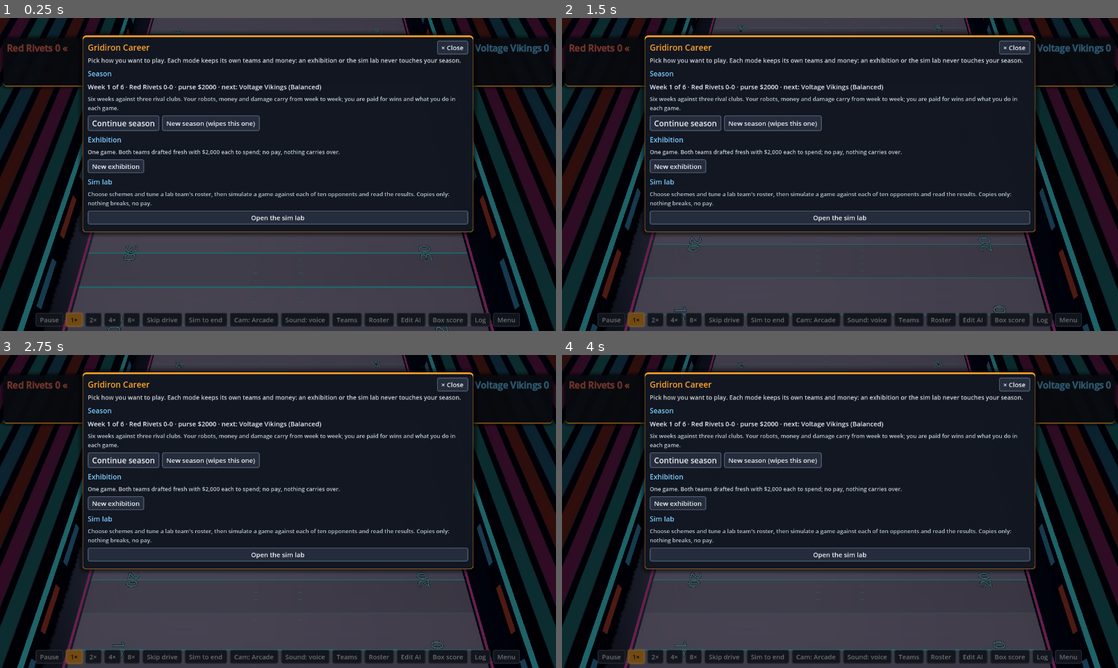
Above: before the commit, frames 1-4 (two rows, left to right).
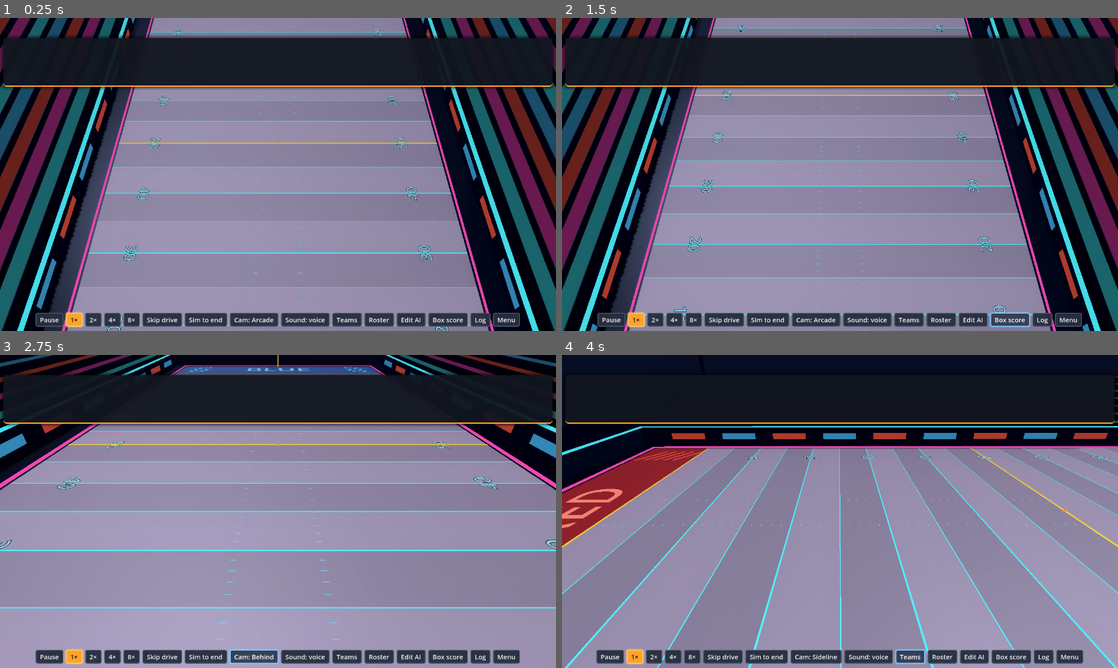
Above: after the commit, the same moments.

Repository: nathandunn/gridiron-career
Game: Godot game, scene res://scenes/Main.tscn
Two runs of this game, one before a commit and one after it. Both use one fixed random seed, a clock stepped at 60 frames per second and the inputs below.
Inputs (mouse positions are in pixels of both pictures, inside the frame that each line leads up to):
- Up to frame 1 (0.25 s): no input
- Up to frame 2 (1.5 s): click "Teams" at 0.5 s; click "Box score" at 1.25 s
- Up to frame 3 (2.75 s): click "Cam: Arcade" at 2 s
- Up to frame 4 (4 s): click (817, 655) at 2.75 s, where only the run before the commit has a clickable "Cam: Arcade"; click "Teams" at 3.5 s

The runs differ from the first frame. In frame 1, 72% of the frame differs, in the area x 0-100%, y 0-100%; in frame 2, 72%; in frame 3, 84%; in frame 4, 81%.
Error before the commit: Out of bounds get index '0' (on base: 'Array') (res://scripts/team.gd:14)
Error after the commit: Parse Error: Cannot infer the type of "mine" variable because the value doesn't have a set type. (res://scripts/career.gd:992)

Commit message:
Championship game: after six weeks the top two play for the title (a tie goes to overtime); if you miss out, the two clubs play it
Co-Authored-By: Claude Opus 5.5 <noreply@anthropic.com>
Claude-Session: https://claude.ai/code/session_01HmE9FLbeVRN99oMBHaGgc2

Diff:
--- a/scripts/career.gd
+++ b/scripts/career.gd
@@ -828,9 +828,7 @@
 			return "Exhibition · no pay"
 		"sim":
 			return "Sim lab"
-	if season_over():
-		return "Season over"
-	return "Season · week %d of %d" % [int(season().get("week", 1)), WEEKS]
+	return "Season · " + week_label().to_lower()
 
 
 static func set_mode(m: String) -> void:
@@ -935,12 +933,29 @@
 
 
 static func season_over() -> bool:
-	return int(season().get("week", 1)) > WEEKS
+	return int(season().get("week", 1)) > WEEKS + 1
+
+
+## After the six weeks the top two in the table meet in the championship game.
+static func is_final() -> bool:
+	return int(season().get("week", 1)) == WEEKS + 1
+
+
+## "Week 3 of 6" / "Championship game" / "Season over"
+static func week_label() -> String:
+	if season_over():
+		return "Season over"
+	if is_final():
+		return "Championship game"
+	return "Week %d of %d" % [int(season().get("week", 1)), WEEKS]
 
 
 ## Who you play this week: points team(1) at that club.
 static func _set_opponent() -> void:
 	var sn := season()
+	if is_final() and sn.has("final"):
+		sn["opp"] = int(sn["final"]["opp"])
+		return
 	var wk := clampi(int(sn.get("week", 1)), 1, WEEKS)
 	for pair in SCHEDULE[wk - 1]:
 		if 0 in pair:
@@ -971,9 +986,26 @@
 		return []
 	var lines: Array = []
 	var opp: Dictionary = team(1)
+	var wk := int(sn["week"])
+	if wk > WEEKS:
+		# the championship game: no draws - a tie goes to overtime
+		var mine := g.score[0]
+		var theirs := g.score[1]
+		var ot := ""
+		if mine == theirs:
+			var w := _overtime(-1, int(sn["opp"]))
+			ot = " (won in overtime)"
+			mine += 1 if w == 0 else 0
+			theirs += 1 if w == 1 else 0
+		sn["champion"] = String(data["teams"][0]["name"]) if mine > theirs else String(opp["name"])
+		sn["results"].append("Championship: %s %d - %d %s%s" % [data["teams"][0]["name"], g.score[0], g.score[1], opp["name"], ot])
+		lines.append("CHAMPIONS: %s%s!" % [sn["champion"], ot])
+		sn["week"] = wk + 1
+		restock()
+		save()
+		return lines
 	_record(sn["you"], g.score[0], g.score[1])
 	_record(opp["rec"], g.score[1], g.score[0])
-	var wk := int(sn["week"])
 	sn["results"].append("Week %d: %s %d - %d %s" % [wk, data["teams"][0]["name"], g.score[0], g.score[1], opp["name"]])
 	# the other game this week
 	for pair in SCHEDULE[wk - 1]:
@@ -1007,15 +1039,72 @@
 		lines.append("Elsewhere: %s %d - %d %s" % [a["name"], og.score[0], og.score[1], b["name"]])
 	sn["week"] = wk + 1
 	restock()
-	if season_over():
+	if wk == WEEKS:
+		# the regular season is done: the top two play for the championship
 		var table := standings()
-		sn["champion"] = String(table[0]["name"])
-		lines.append("SEASON OVER - champions: %s" % sn["champion"])
+		var a: Dictionary = table[0]
+		var b: Dictionary = table[1]
+		if a["you"] or b["you"]:
+			var other: Dictionary = b if a["you"] else a
+			for ci in sn["clubs"].size():
+				if String(sn["clubs"][ci]["name"]) == String(other["name"]):
+					sn["final"] = {"opp": ci}
+			_set_opponent()
+			lines.append("YOU'RE IN THE CHAMPIONSHIP GAME: %s vs %s" % [data["teams"][0]["name"], opponent_name()])
+		else:
+			# you missed out: the two clubs play it out
+			var ia := _club_index(String(a["name"]))
+			var ib := _club_index(String(b["name"]))
+			var ca: Dictionary = sn["clubs"][ia]
+			var cb: Dictionary = sn["clubs"][ib]
+			var og := Batch.play_game(_club_side(0, ca), _club_side(1, cb), g.qlen, randi())
+			var sa: int = og.score[0]
+			var sb: int = og.score[1]
+			var ot := ""
+			if sa == sb:
+				ot = " (overtime)"
+				if _overtime(ia, ib) == 0:
+					sa += 1
+				else:
+					sb += 1
+			sn["champion"] = String(ca["name"]) if sa > sb else String(cb["name"])
+			sn["results"].append("Championship: %s %d - %d %s%s" % [ca["name"], og.score[0], og.score[1], cb["name"], ot])
+			lines.append("You missed the championship game. %s %d - %d %s%s: CHAMPIONS %s" % [ca["name"], og.score[0], og.score[1], cb["name"], ot, sn["champion"]])
+			sn["week"] = WEEKS + 2
 	else:
 		_set_opponent()
 		lines.append("Next week: %s (%s)" % [opponent_name(), _rec_text(team(1)["rec"])])
 	save()
 	return lines
+
+
+static func _club_index(name: String) -> int:
+	var sn := season()
+	for ci in sn["clubs"].size():
+		if String(sn["clubs"][ci]["name"]) == name:
+			return ci
+	return 0
+
+
+static func _club_side(side: int, club: Dictionary) -> Dictionary:
+	var tm := Team.build(side, String(club["coach"]))
+	tm["roster"] = club["starters"]
+	tm["bench"] = club["bench"]
+	tm["club"] = String(club["name"])
+	return tm
+
+
+## A tied championship game goes to overtime: short periods until someone is ahead (a coin toss
+## after three). `a` / `b` are club indices, -1 for your team. Returns 0 if `a` wins, 1 if `b`.
+static func _overtime(a: int, b: int) -> int:
+	var sn := season()
+	for i in 3:
+		var ta: Dictionary = Team.build(0, String(data.get("coach0", "Balanced"))) if a < 0 else _club_side(0, sn["clubs"][a])
+		var tb: Dictionary = _club_side(1, sn["clubs"][b])
+		var og := Batch.play_game(ta, tb, 120.0, randi())
+		if og.score[0] != og.score[1]:
+			return 0 if og.score[0] > og.score[1] else 1
+	return randi() % 2
 
 
 static func _rec_text(r: Dictionary) -> String:
--- a/scripts/hud.gd
+++ b/scripts/hud.gd
@@ -523,7 +523,7 @@
 		box.add_child(_label("SEASON OVER - champions: %s. Kick off starts a new season." % sn.get("champion", "?"), fs + 1, YELLOW))
 	else:
 		var opp := Career.team(1)
-		box.add_child(_label("Week %d of %d. This week: %s (coach %s, %s)." % [int(sn["week"]), Career.WEEKS, opp["name"], opp["coach"], Career._rec_text(opp["rec"])], fs, Color(0.9, 0.93, 1.0)))
+		box.add_child(_label("%s. This week: %s (coach %s, %s)." % [Career.week_label(), opp["name"], opp["coach"], Career._rec_text(opp["rec"])], fs, Color(0.9, 0.93, 1.0)))
 		box.add_child(_label("Your team, its purse and its damage carry from week to week. After each game you are paid for t …(351 unchanged characters)…
 	for r in Career.standings():
 		box.add_child(_label(("> " if r["you"] else "   ") + String(r["text"]), fs - 1, MAGENTA if r["you"] else Color(0.85, 0.9, 0.95)))
@@ -548,7 +548,7 @@
 			"exhibition":
 				title = "Exhibition: %s vs %s" % [Career.team(0)["name"], Career.team(1)["name"]]
 			_:
-				title = ("Season over" if Career.season_over() else "Week %d of %d: %s vs %s" % [int(Career.season()["week"]), Career.WEEKS, Career.team(0)["name"], Career.team(1)["name"]])
+				title = ("Season over" if Career.season_over() else "%s: %s vs %s" % [Career.week_label(), Career.team(0)["name"], Career.team(1)["name"]])
 	if Career.loaded and Career.sim_mode():
 		_teams_side = 0
 	var box := _open(title)
@@ -1213,7 +1213,7 @@
 		elif Career.season_over():
 			row.add_child(_button("Start next season", func(): close_overlay(); main.new_game(false)))
 		else:
-			var nx := _button("Next game: week %d  »" % int(Career.season().get("week", 1)), func(): main.next_game())
+			var nx := _button("Next game: %s  »" % Career.week_label().to_lower(), func(): main.next_game())
 			nx.add_theme_font_size_override("font_size", fs + 3)
 			row.add_child(nx)
 			row.move_child(nx, 0)
@@ -1315,7 +1315,7 @@
 	var sn := Career.season()
 	var opp := Career.team(1)
 	var me := Career.team(0)
-	var box := _open("Week %d of %d: %s vs %s" % [int(sn.get("week", 1)), Career.WEEKS, me["name"], opp["name"]])
+	var box := _open("%s: %s vs %s" % [Career.week_label(), me["name"], opp["name"]])
 	var top := HFlowContainer.new()
 	top.add_theme_constant_override("h_separation", 6)
 	box.add_child(top)
@@ -1590,7 +1590,7 @@
 		line = "Season over - champions: %s. Your record %s. Next: a new season with $2,000." % [sn.get("champion", "?"), rec]
 	else:
 		var opp: Dictionary = sn["clubs"][int(sn.get("opp", 0))]
-		line = "Week %d of %d · %s %s · purse $%d · next: %s (%s)" % [int(sn["week"]), Career.WEEKS, you["name"], rec, int(Career.data["money"][0]), opp["name"], opp["coach"]]
+		line = "%s · %s %s · purse $%d · next: %s (%s)" % [Career.week_label(), you["name"], rec, int(Career.data["money"][0]), opp["name"], opp["coach"]]
 	box.add_child(_label(line, fs, Color(0.9, 0.93, 1.0)))
 	box.add_child(_label("Six weeks against three rival clubs. Your robots, money and damage carry from week to week; you are paid for wins and what you do in each game.", fs - 2, Color(0.75, 0.8, 0.85)))
 	var sr := HFlowContainer.new()
--- a/tests/season_test.gd
+++ b/tests/season_test.gd
@@ -14,13 +14,18 @@
 		var bill := Career.damage_bill(0)
 		var before := Career.money(0)
 		var slips := Career.pay_game(g)
-		opps[g.teams[1]["club"]] = int(opps.get(g.teams[1]["club"], 0)) + 1
+		if not Career.is_final():
+			opps[g.teams[1]["club"]] = int(opps.get(g.teams[1]["club"], 0)) + 1
+		else:
+			print("CHAMPIONSHIP GAME vs ", g.teams[1]["club"])
 		print("wk %d %s %d-%d  damage $%d  paid $%d  (%s)" % [Career.season()["week"], g.teams[1]["club"], g.score[0], g.score[1], bill, Career.money(0) - before, slips[0]["lines"]])
 		for l in Career.finish_week(g):
 			print("   ", l)
 		Career.coach_spend(0, true)
 	for r in Career.standings():
 		print(r["text"])
+	print("champion ", Career.season()["champion"], "  results: ", Career.season()["results"].slice(-2))
+	assert(String(Career.season()["champion"]) != "")
 	assert(opps.size() == 3)
 	for k in opps:
 		assert(opps[k] == 2)
